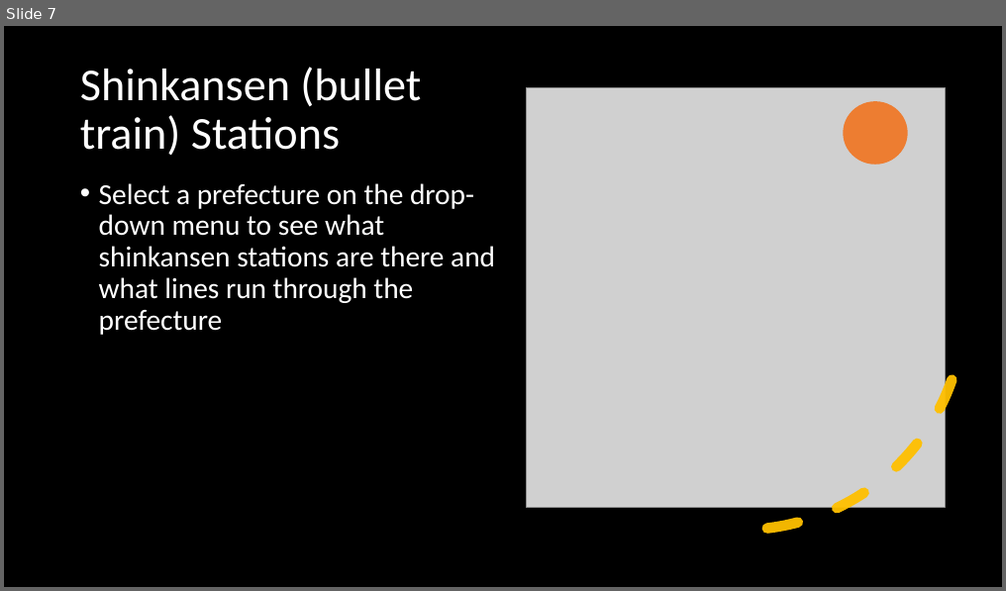
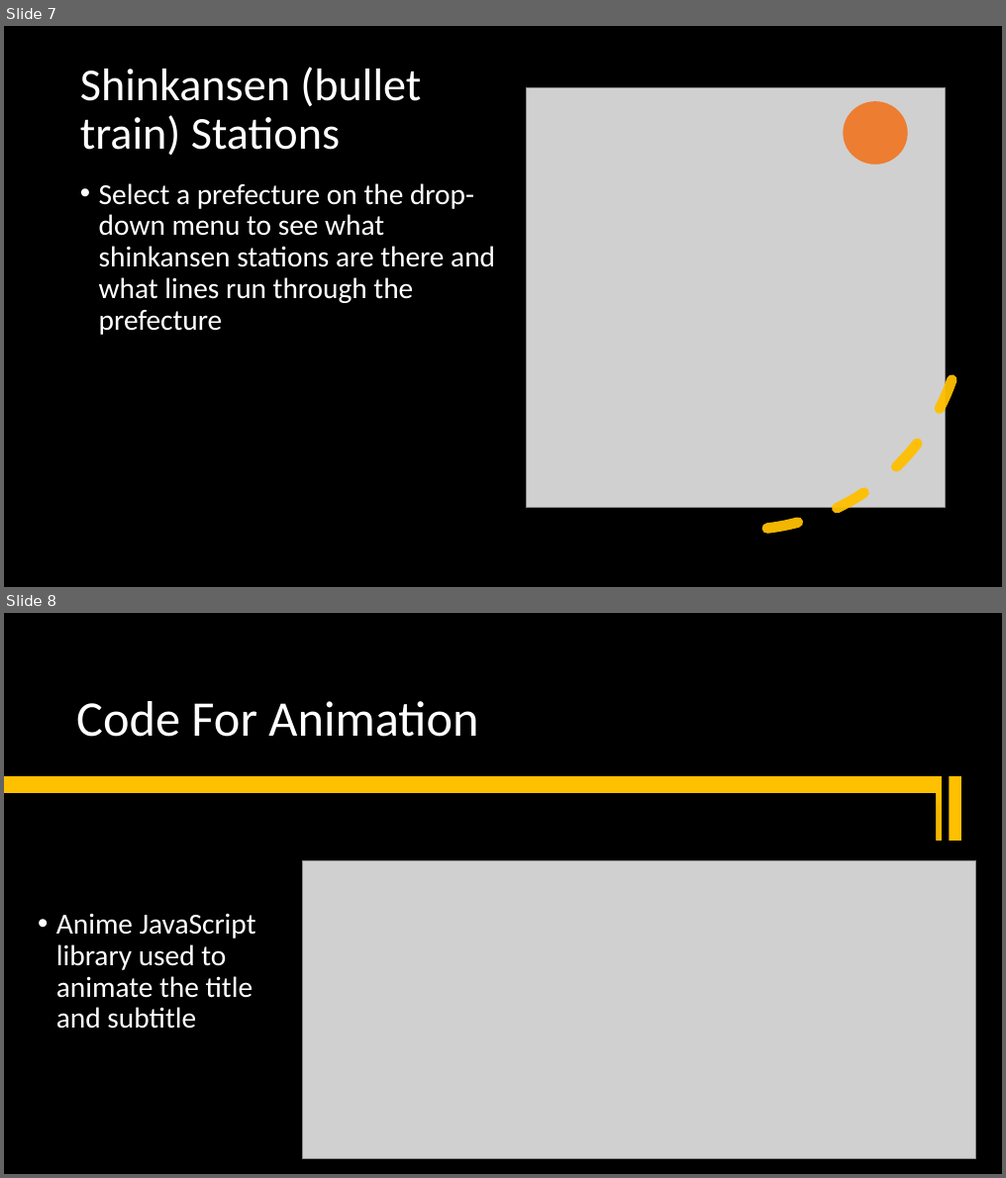
Before and after one commit to Dizzybelle/Project-3, a slide deck: Japan_presentation.pptx. Shown one above the other, each under a label of ours: slide 7 before the commit, slides 7 and 8 after it. The pictures are 1006x591 and 1006x1178 pixels, drawn with LibreOffice and Linux fonts; fonts in the diff are those of the drawing; grey boxes stand for pictures. Boxes give left, top, right and bottom in pixels: in the first picture for what was removed or moved away, otherwise in the second. Text is boxed around its words. In the diff, an @@ line names an element or a change of style, - is before the commit and + after.

Commit message:
adding anime code to the pp

```diff
--- a/Japan_presentation.pptx
+++ b/Japan_presentation.pptx
@@ slide 8 added at (4,613,1002,1174), background #000000 @@
@@ title added at (76,701,478,737), 48 pt, text #FFFFFF @@
+Code For Animation
@@ rectangle added at (4,777,943,841), fill #FFC000 @@
@@ rectangle added at (948,777,961,841), fill #FFC000 @@
@@ rectangle added at (4,793,936,1143), fill #000000 @@
@@ picture added at (303,861,976,1158) @@
@@ text added at (56,913,256,1029), 28 pt, text #FFFFFF @@
+• Anime JavaScript library used to animate the title and subtitle
```
